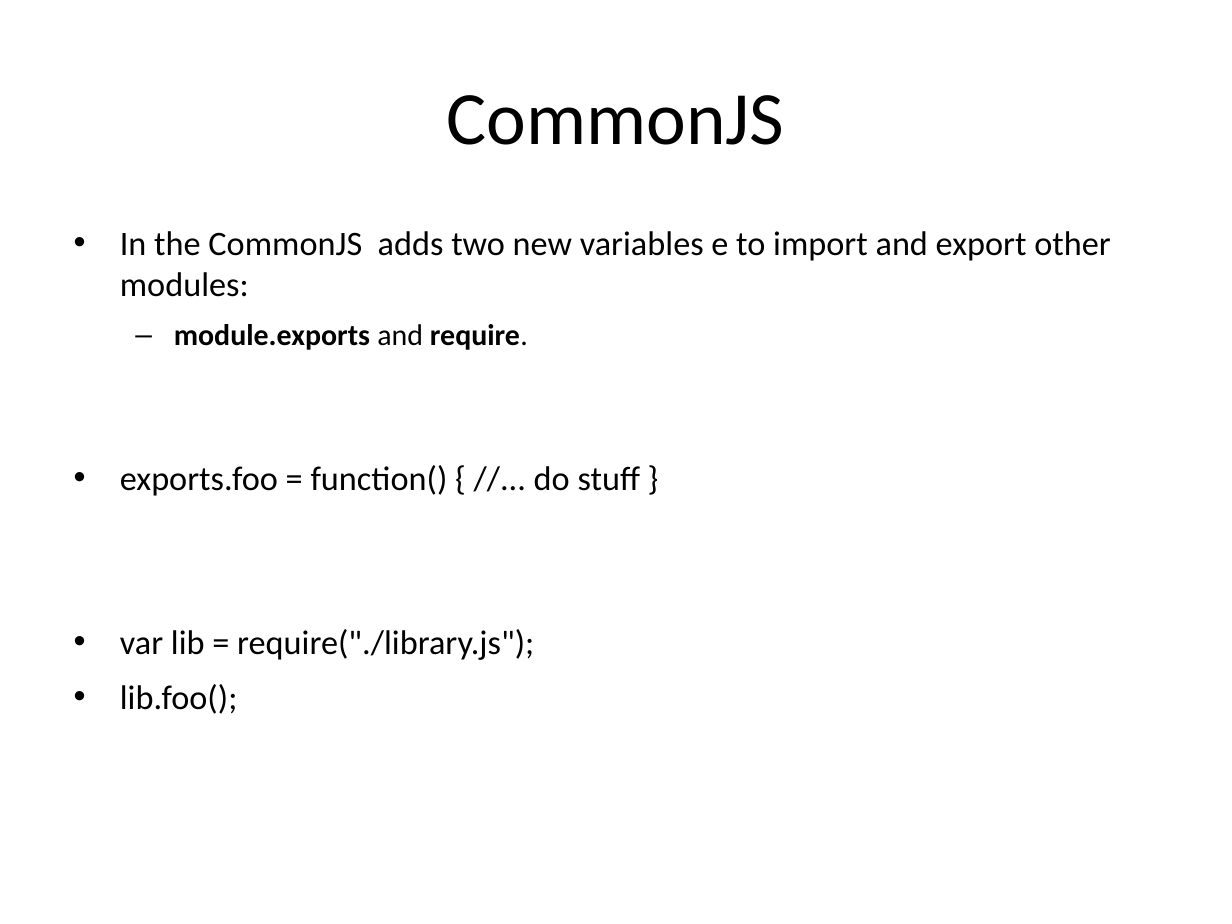
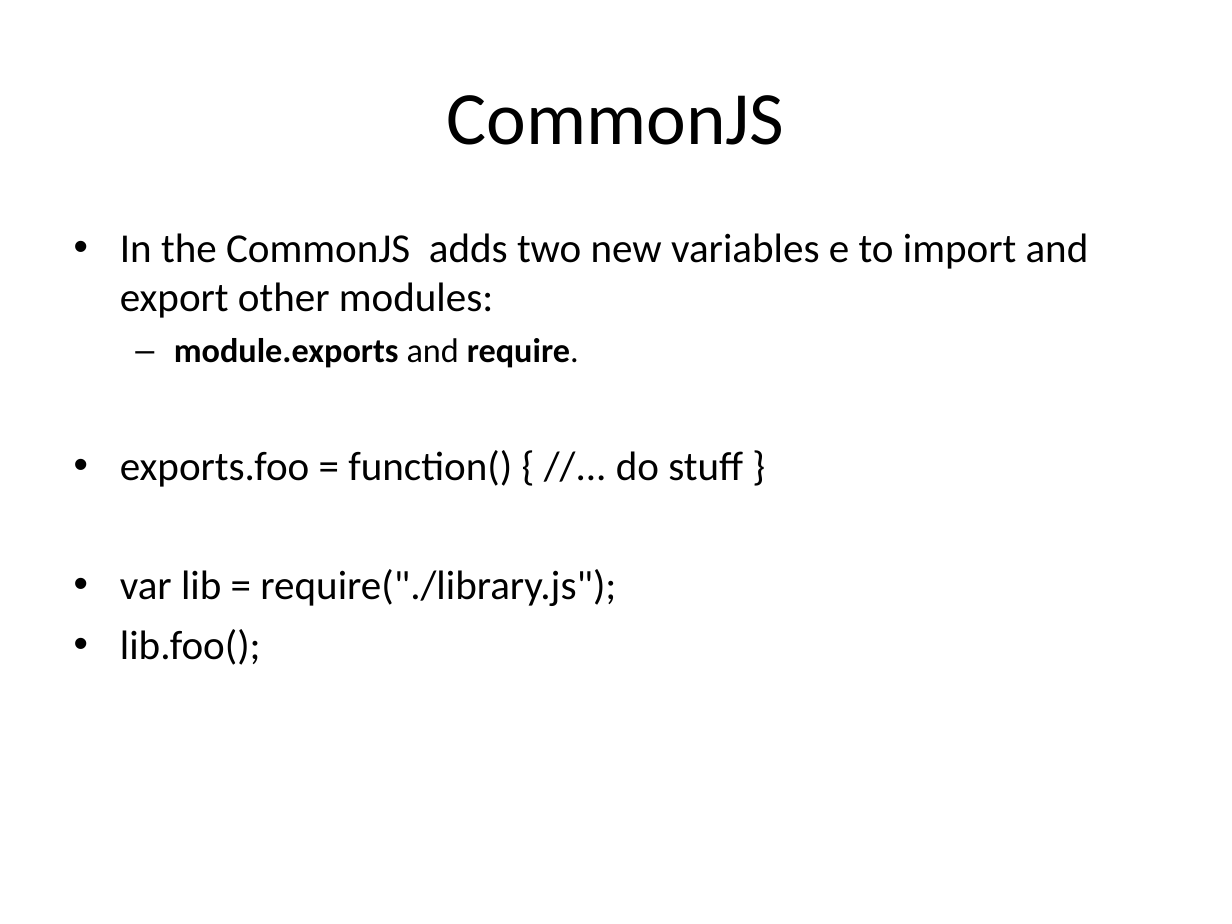
Before and after one commit to vishnumvn/AngularJS_Tut, a slide deck: slide 141 of Materials/Angular_Module01.ppt. Drawn at 1232x924 pixels with LibreOffice and Linux fonts; fonts in the diff are those of the drawing. Boxes give left, top, right and bottom in pixels: in the first picture for what was removed or moved away, otherwise in the second. Text is boxed around its words. In the diff, an @@ line names an element or a change of style, - is before the commit and + after.

```diff
--- a/Materials/Angular_Module01.ppt
+++ b/Materials/Angular_Module01.ppt
@@ text "In the CommonJS adds two ..." at (120,233,1089,665): size 20 to 24 pt in "In the CommonJS adds two new variables ...", "exports.foo = function() { //... do stuff ...", "var lib = require("./library.js");", "lib.foo();"; size 17.5 to 20 pt in "module.exports and require."; less space between paragraphs @@
```
Also in this commit, not shown: 33 other slides changed, 6 other files.
